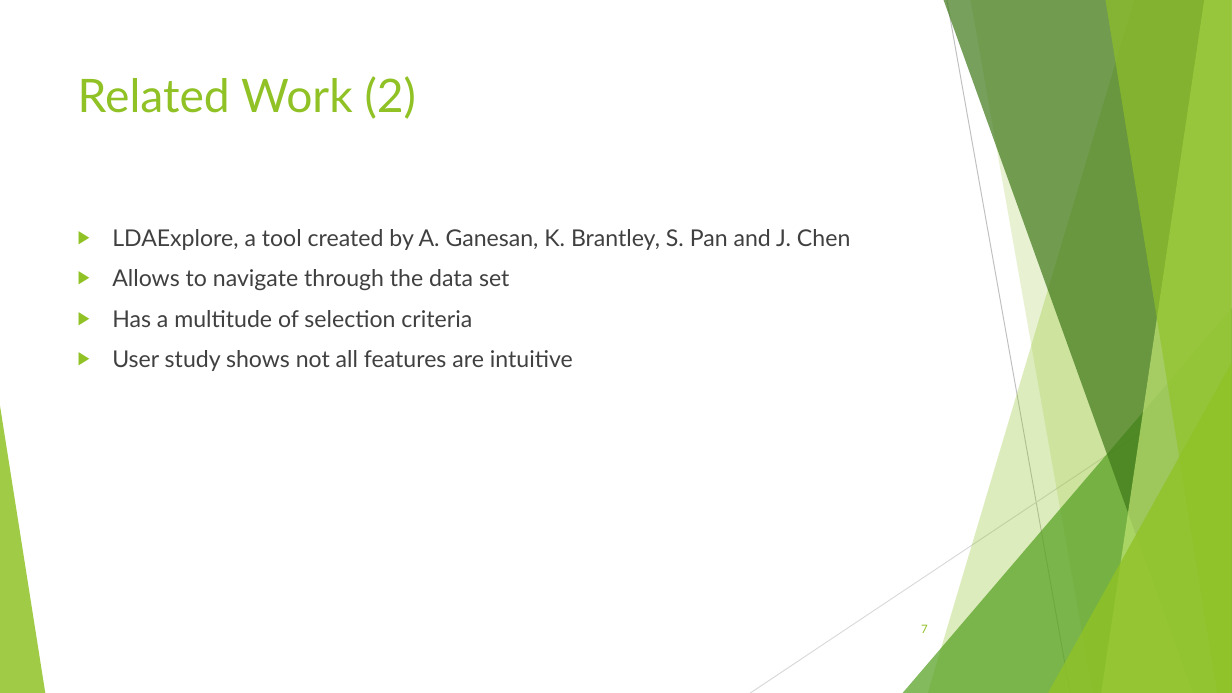
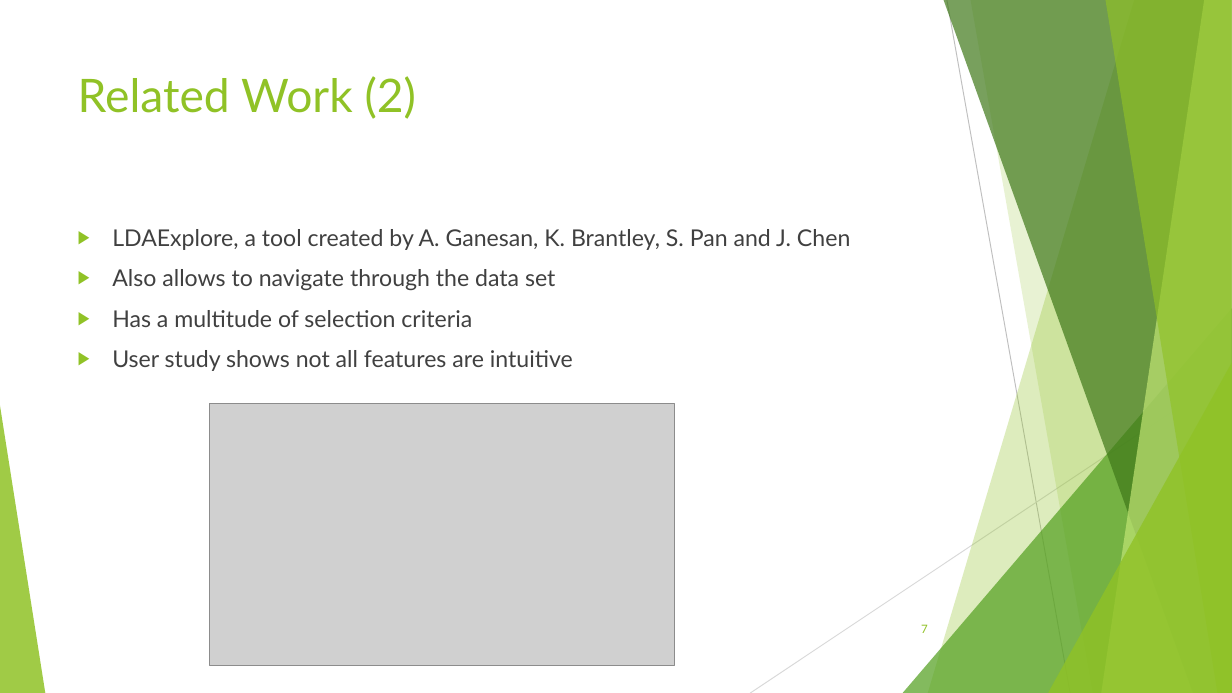
Before and after one commit to jeff2018/KnowledgeDiscoveryVisualization, a slide deck: slide 7 of Topic Model Visualization.pptx. Drawn at 1232x693 pixels with LibreOffice and Linux fonts; fonts in the diff are those of the drawing; grey boxes stand for pictures. Boxes give left, top, right and bottom in pixels: in the first picture for what was removed or moved away, otherwise in the second. Text is boxed around its words. In the diff, an @@ line names an element or a change of style, - is before the commit and + after.

Commit message:
Update Powerpoint

```diff
--- a/Topic Model Visualization.pptx
+++ b/Topic Model Visualization.pptx
@@ text at [112,269,555,290]: text changed @@
-▶ Allows to navigate through the data set
+▶ Also allows to navigate through the data set
@@ picture added at [210,404,675,665] @@
```
Also in this commit, not shown: 3 other slides changed.
